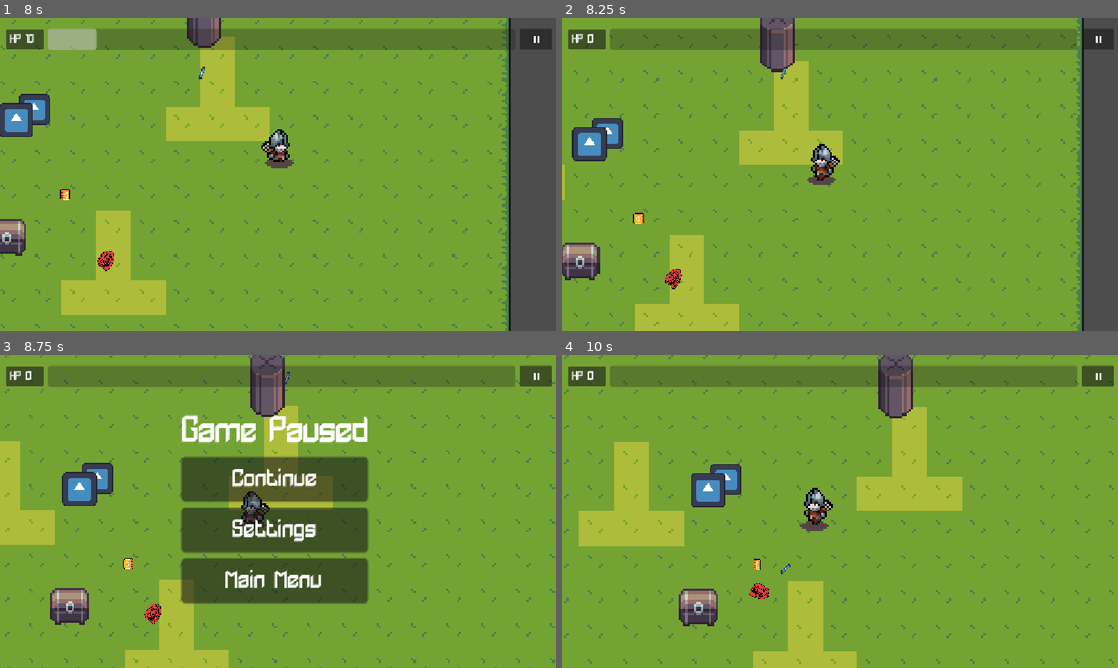
Above: before the commit, frames 1-4 (two rows, left to right).
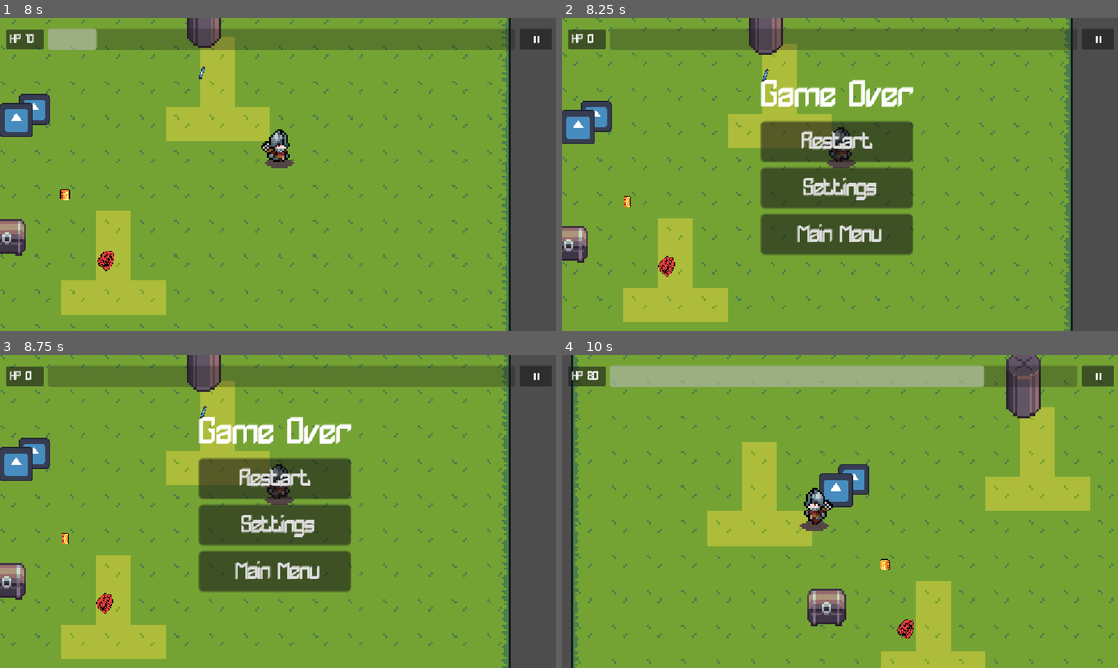
Above: after the commit, the same moments.

Repository: whyfren/HavenJakartaPrepare
Game: Godot game, scene res://UI/Menu.tscn
Same seed, same stepped clock (60 frames per second), same inputs: the game is played once before the commit and once after it. The engine's default icon, where the game draws it, is replaced by a stand-in: a white triangle on a blue panel in a dark square.
Inputs (mouse positions are in pixels of both pictures, inside the frame that each line leads up to):
- Up to frame 1 (8 s): click "Settings" at 0.5 s; click "Start" at 1.25 s; click "⏸" at 2 s; click "Settings" at 2.75 s; click "Main Menu" at 3.5 s; click "Start" at 4.25 s; tap Enter (ui_accept) at 5, 5.85, 6.02, 6.32, 7.35, 7.52, 7.82 s; hold D (right) 5.03-5.78 s; hold Enter (ui_accept) 5.03-5.78 s; hold S (down) 5.78-6.53 s; hold D (right) 6.53-7.28 s; hold Enter (ui_accept) 6.53-7.28 s; hold W (up) from 7.28 s (still down)
- Up to frame 2 (8.25 s): release W (up) at 8.03 s; hold A (left) from 8.03 s (still down); hold Enter (ui_accept) from 8.03 s (still down)
- Up to frame 3 (8.75 s): keep holding A (left); keep holding Enter (ui_accept); tap Escape (esc) at 8.65 s
- Up to frame 4 (10 s): release A (left) at 8.75 s; release Enter (ui_accept) at 8.75 s; click (834, 480) at 8.75 s, where only the run after the commit has a clickable "Restart"; hold A (left) from 9.53 s (still down); tap Enter (ui_accept) at 9.6, 9.77 s

Frame 1 is identical in both runs. In frame 2, 25% of the frame differs, in the area x 0-94%, y 0-100%; in frame 3, 35%, in the area x 0-100%, y 0-100%; in frame 4, 33%.

Commit message:
adding gameover system

Diff:
--- a/autoload/gamemanager.gd
+++ b/autoload/gamemanager.gd
@@ -2,17 +2,24 @@
 
 
 signal pause_changed(paused: bool)
+signal game_over_started()
 signal health_changed(current_health: float, max_health: float)
 @onready var pause_menu = "res://UI/pause_menu.tscn"
-
+@onready var is_game_over: bool = false
 
 var max_health: float = 100.0
 var current_health: float = 100.0
 var is_paused: bool = false
 
 func take_damage(amount: float) -> void:
+	if is_game_over:
+		return
+
 	current_health = maxf(current_health - amount, 0.0)
 	health_changed.emit(current_health, max_health)
+
+	if current_health <= 0:
+		trigger_game_over()
 
 
 func heal(amount: float) -> void:
@@ -20,10 +27,22 @@
 	health_changed.emit(current_health, max_health)
 
 func toggle_pause() -> void:
+	if is_game_over:
+		return
+
 	is_paused = not is_paused
 	get_tree().paused = is_paused
 	pause_changed.emit(is_paused)
 
+func trigger_game_over() -> void:
+	if is_game_over:
+		return
+
+	is_game_over = true
+	is_paused = true
+
+	get_tree().paused = true
+	game_over_started.emit()
 
 func resume_game() -> void:
 	is_paused = false
@@ -33,3 +52,17 @@
 func reset_health() -> void:
 	current_health = max_health
 	health_changed.emit(current_health, max_health)
+
+func restart_game() -> void:
+	is_game_over = false
+	is_paused = false
+	get_tree().paused = false
+	reset_health()
+	get_tree().reload_current_scene()
+
+func go_to_main_menu() -> void:
+	is_game_over = false
+	is_paused = false
+	get_tree().paused = false
+	reset_health()
+	get_tree().change_scene_to_file("res://UI/Menu.tscn")
--- /dev/null
+++ b/game_over.gd
@@ -0,0 +1,20 @@
+extends Control
+
+
+func _ready() -> void:
+	process_mode = Node.PROCESS_MODE_ALWAYS
+
+	Gamemanager.game_over_started.connect(_on_game_over)
+	hide()
+
+
+func _on_game_over() -> void:
+	show()
+
+
+func _on_restart_pressed() -> void:
+	Gamemanager.restart_game()
+
+
+func _on_main_menu_pressed() -> void:
+	Gamemanager.go_to_main_menu()
--- /dev/null
+++ b/game_over.tscn
@@ -0,0 +1,52 @@
+[gd_scene format=3 uid="uid://da12i6sl2mb4j"]
+
+[ext_resource type="Script" uid="uid://do3y0x14xgx73" path="res://game_over.gd" id="1_yxx3c"]
+[ext_resource type="FontFile" uid="uid://dd2kupryptx4p" path="res://asset/font/Ascharge.ttf" id="2_ccer4"]
+
+[sub_resource type="FontVariation" id="FontVariation_6rryj"]
+base_font = ExtResource("2_ccer4")
+spacing_glyph = 1
+
+[node name="Game over" type="Control" unique_id=613619843]
+process_mode = 3
+layout_mode = 3
+anchors_preset = 0
+offset_right = 1154.0
+offset_bottom = 648.0
+script = ExtResource("1_yxx3c")
+
+[node name="CenterContainer" type="CenterContainer" parent="." unique_id=1174545564]
+layout_mode = 0
+offset_left = 376.0
+offset_top = 112.0
+offset_right = 506.0
+offset_bottom = 240.0
+scale = Vector2(3, 3)
+
+[node name="VBoxContainer" type="VBoxContainer" parent="CenterContainer" unique_id=785433674]
+texture_filter = 6
+layout_mode = 2
+
+[node name="GameTitle" type="Label" parent="CenterContainer/VBoxContainer" unique_id=1220270820]
+layout_mode = 2
+theme_override_fonts/font = SubResource("FontVariation_6rryj")
+theme_override_font_sizes/font_size = 24
+text = "Game Over"
+
+[node name="Restart" type="Button" parent="CenterContainer/VBoxContainer" unique_id=371464684]
+layout_mode = 2
+theme_override_fonts/font = ExtResource("2_ccer4")
+text = "Restart"
+
+[node name="Settings" type="Button" parent="CenterContainer/VBoxContainer" unique_id=179064416]
+layout_mode = 2
+theme_override_fonts/font = ExtResource("2_ccer4")
+text = " Settings"
+
+[node name="Main Menu" type="Button" parent="CenterContainer/VBoxContainer" unique_id=957162855]
+layout_mode = 2
+theme_override_fonts/font = ExtResource("2_ccer4")
+text = " Main Menu"
+
+[connection signal="pressed" from="CenterContainer/VBoxContainer/Restart" to="." method="_on_restart_pressed"]
+[connection signal="pressed" from="CenterContainer/VBoxContainer/Main Menu" to="." method="_on_main_menu_pressed"]
--- a/main.gd
+++ b/main.gd
@@ -1,6 +1,4 @@
 extends Node
-
-
 
 func _unhandled_input(event: InputEvent) -> void:
 	if event.is_action_pressed("esc"):
--- a/main.tscn
+++ b/main.tscn
@@ -11,6 +11,7 @@
 [ext_resource type="PackedScene" uid="uid://cyqb7dwg3khgm" path="res://UI/pause_menu.tscn" id="7_5vw27"]
 [ext_resource type="PackedScene" uid="uid://cwn87kmgut4hx" path="res://entitiy/enemy/enemy.tscn" id="8_enemy"]
 [ext_resource type="PackedScene" uid="uid://dc8ldq2y53pwc" path="res://UI/hud.tscn" id="11_efxa6"]
+[ext_resource type="PackedScene" uid="uid://da12i6sl2mb4j" path="res://game_over.tscn" id="12_dg77c"]
 
 [node name="Main" type="Node2D" unique_id=698439086]
 script = ExtResource("1_5vw27")
@@ -50,3 +51,5 @@
 [node name="HUD" parent="UI" unique_id=634769212 instance=ExtResource("11_efxa6")]
 
 [node name="PauseMenu" parent="UI" unique_id=143324651 instance=ExtResource("7_5vw27")]
+
+[node name="Game over" parent="UI" unique_id=613619843 instance=ExtResource("12_dg77c")]
Not shown, added: game_over.gd.uid
